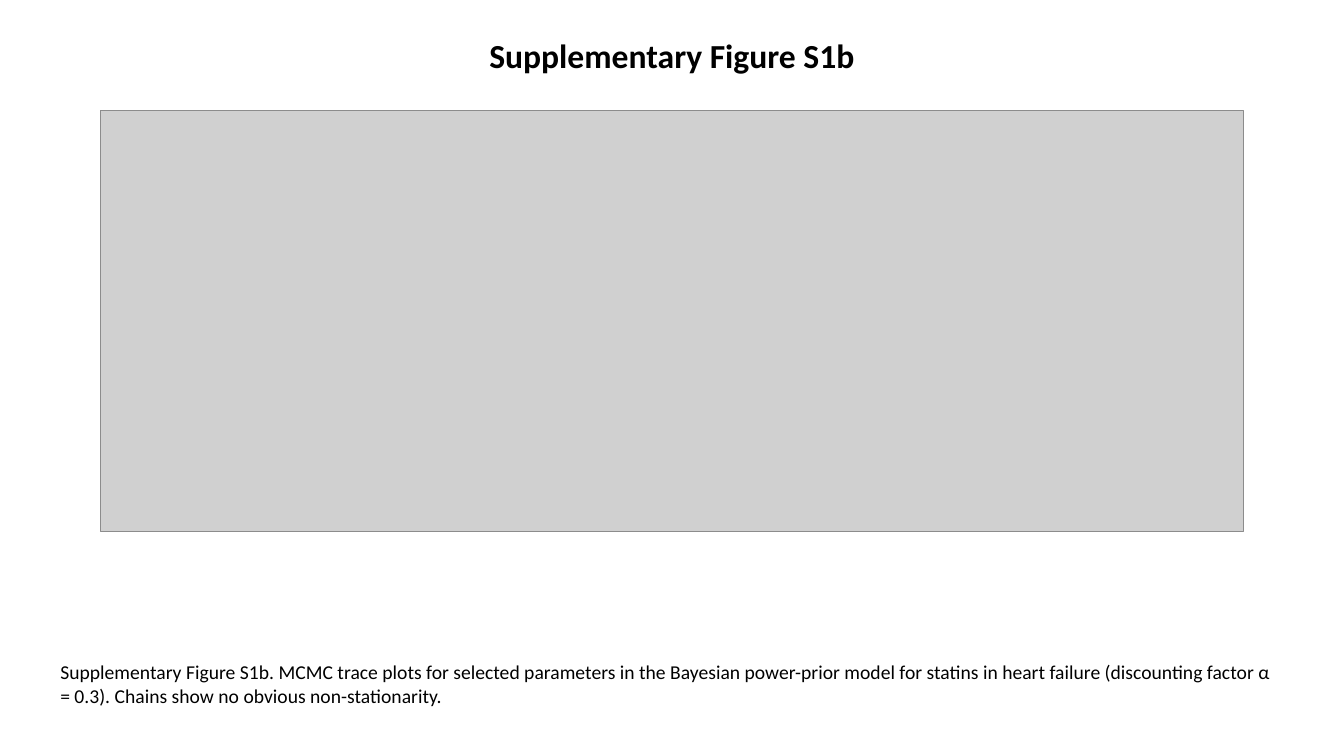
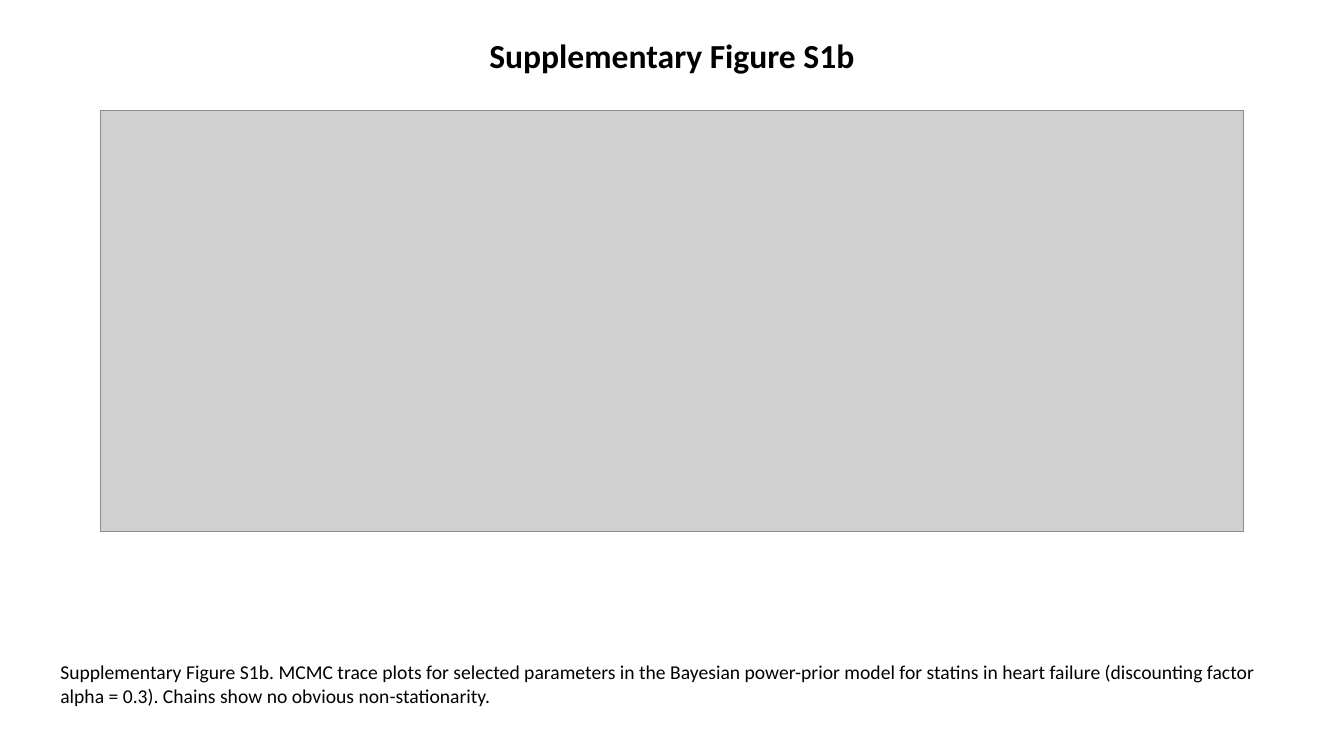
Before and after one commit to bougtoir/kotha-rct-decomposition, a slide deck: slide 2 of rct-decomposition/KOTHA_Framework_ClinicalTrials_supplementary_figures.pptx. Drawn at 1344x756 pixels with LibreOffice and Linux fonts; fonts in the diff are those of the drawing; grey boxes stand for pictures. Boxes give left, top, right and bottom in pixels: in the first picture for what was removed or moved away, otherwise in the second. Text is boxed around its words. In the diff, an @@ line names an element or a change of style, - is before the commit and + after.

```diff
--- a/rct-decomposition/KOTHA_Framework_ClinicalTrials_supplementary_figures.pptx
+++ b/rct-decomposition/KOTHA_Framework_ClinicalTrials_supplementary_figures.pptx
@@ text at box(60, 665, 1254, 706): text changed @@
-Supplementary Figure S1b. MCMC trace plots for selected parameters in the Bayesian power-prior model for statins in heart failure (discounting factor α = 0.3). Chains show no obvious non-stationarity.
+Supplementary Figure S1b. MCMC trace plots for selected parameters in the Bayesian power-prior model for statins in heart failure (discounting factor alpha = 0.3). Chains show no obvious non-stationarity.
```
Also in this commit, not shown: 2 other slides changed, 29 other files.
